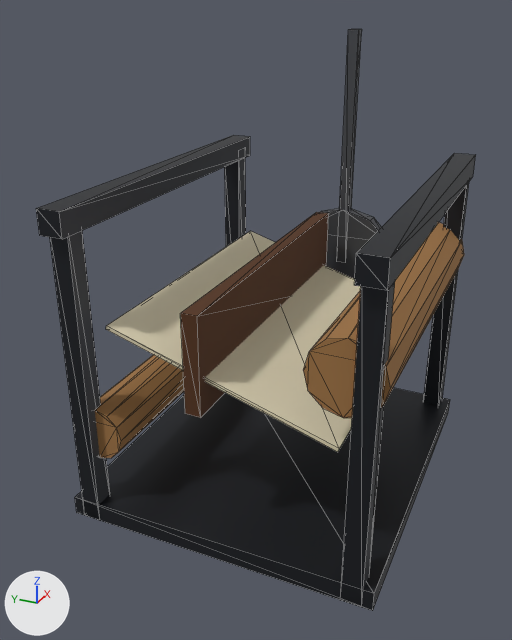
What one commit did to the glTF model gra-fabryka/godot/assets/models/krosno.glb.
Camera for both pictures: a camera (50 mm lens) standing at (-3.24, -1.29, 2.48) and looking at (-0.12, 0.12, 0.92). Lighting does not change. The marker at lower left points along +X, +Y and +Z. The first picture is the older version. Mesh edges are drawn as thin lines. Vertices at exactly the same position are counted once.

In view in the first picture: 'krosno'.
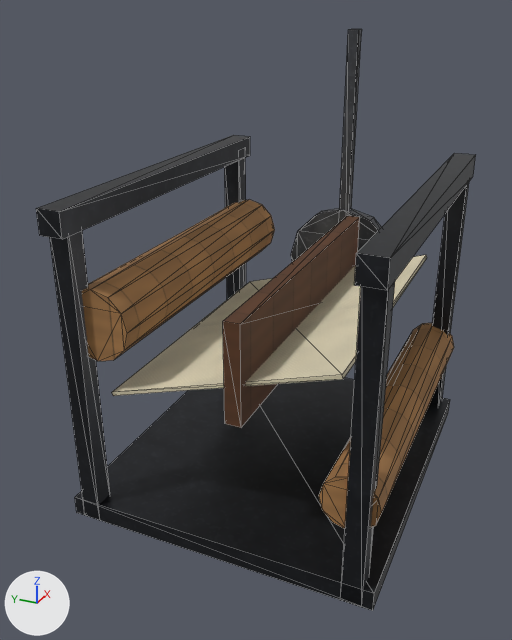
Changed parts and their boxes [x1, y1, x2, y2] in the pictures (512 x 640 px; the box of a moved part takes in the faces that stretch with it):
part 1 of me_cube_056, moved or reshaped
    before: [303, 222, 464, 418]
    after: [82, 199, 275, 361]
part 2 of me_cube_056, moved or reshaped
    before: [95, 355, 184, 458]
    after: [319, 323, 454, 529]
part 3 of me_cube_056, moved or reshaped
    before: [106, 231, 361, 452]
    after: [112, 255, 427, 396]
part 4 of me_cube_056, moved or reshaped
    before: [180, 212, 329, 418]
    after: [223, 216, 360, 428]

The change, as a list of edits to the scene's bpy script:
```text
Change me_cube_056:
    where me_cube_056.from_pydata(...)  # 152 vertices, 252 faces; spans x -0.95..1.04, y -0.8..0.8, z -0.05..2.25
    used by ob_krosno; location = (0.0, 0.0, 0.05)
    me_cube_056 part 1: the loose piece of 24 vertices spanning x -0.85..0.85, y -0.78..-0.42, z 0.87..1.23 is moved by (0.0, 1.2, 0.0)
    me_cube_056 part 2: the loose piece of 24 vertices spanning x -0.85..0.85, y 0.51..0.79, z 0.31..0.59 is moved by (0.0, -1.3, 0.0)
    me_cube_056 part 3: the loose piece of 8 vertices spanning x -0.8..0.8, y -0.58..0.58, z 0.66..1.04 is turned -34.4 degrees about the x axis through its middle
    me_cube_056 part 4: the loose piece of 8 vertices spanning x -0.85..0.85, y 0.06..0.14, z 0.7..1.2 is moved by (0.0, -0.2, 0.0)
```
